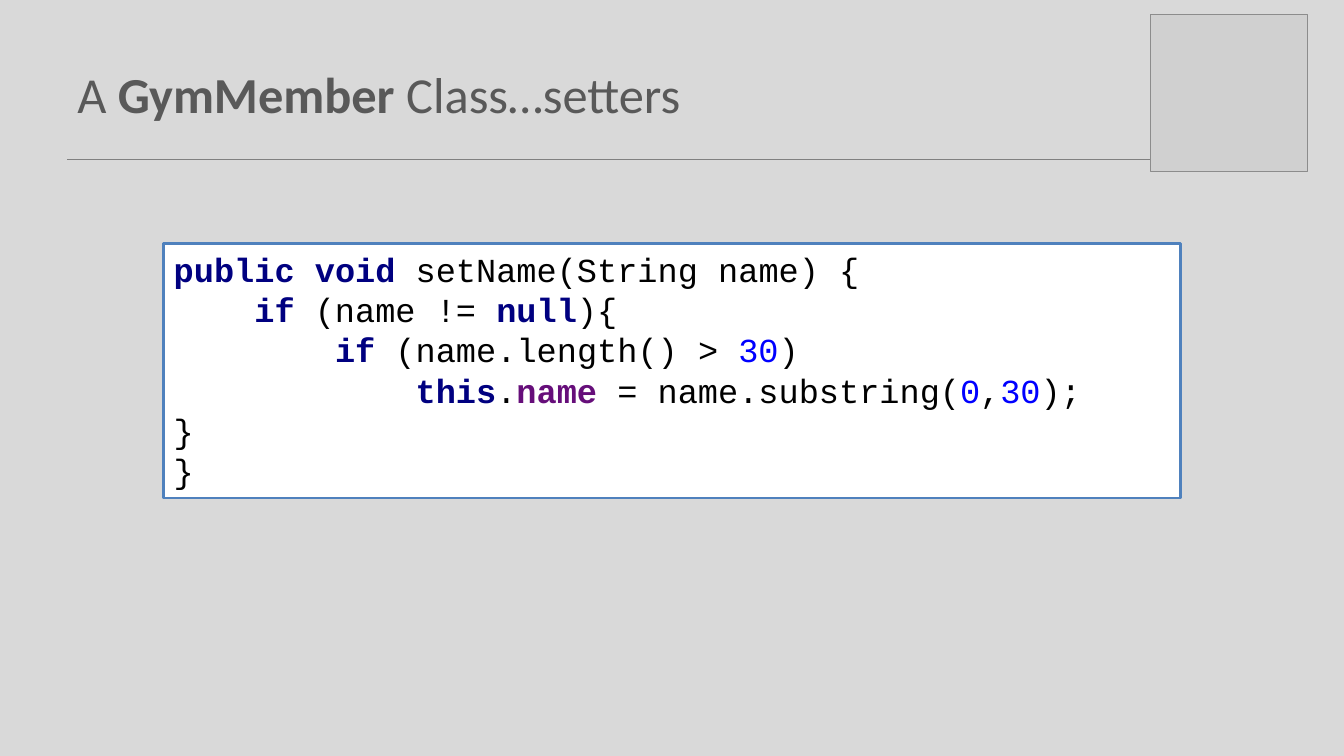
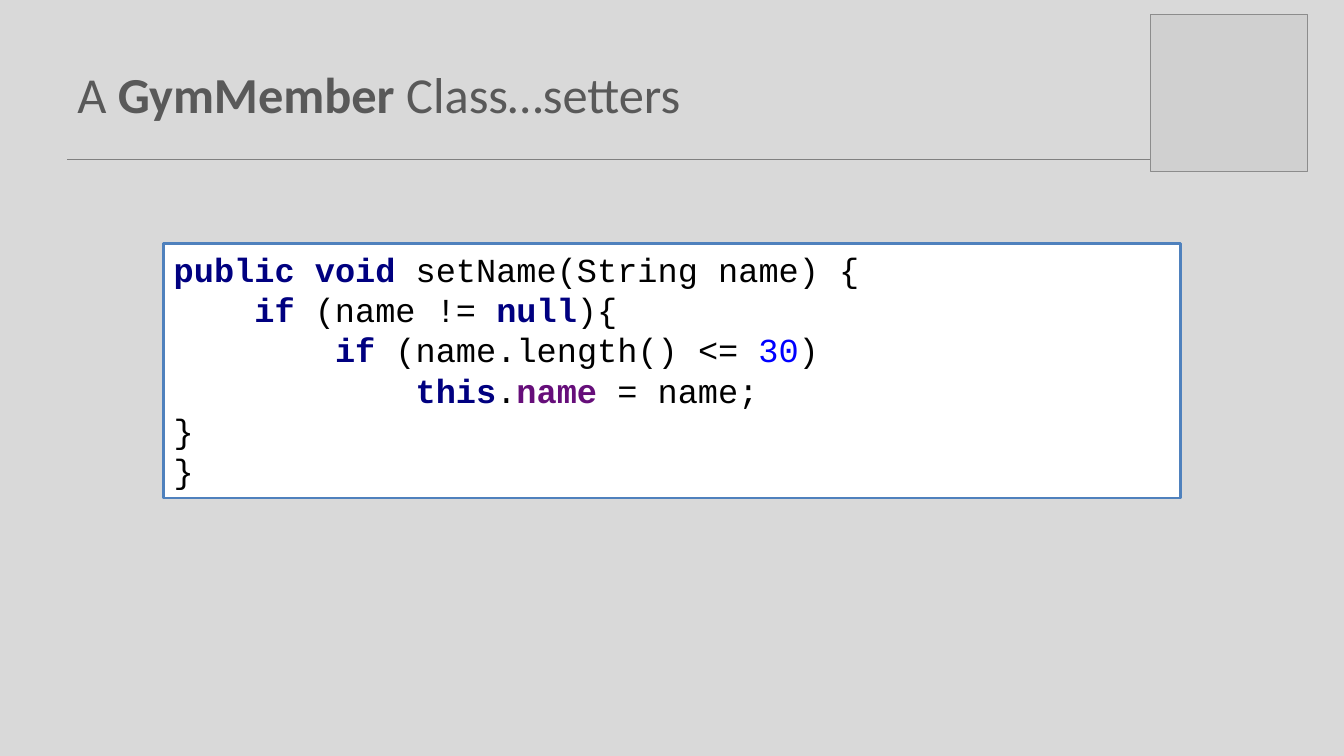
Before and after one commit to Programming-Fundamentals-SETU/prog-fund-1-sept-25, a slide deck: slide 22 of topic08-arrays-of-objects/unit-1/talk-2-gym-app/b-gym-v1.pptx. Drawn at 1344x756 pixels with LibreOffice and Linux fonts; fonts in the diff are those of the drawing; grey boxes stand for pictures. Boxes give left, top, right and bottom in pixels: in the first picture for what was removed or moved away, otherwise in the second. Text is boxed around its words. In the diff, an @@ line names an element or a change of style, - is before the commit and + after.

```diff
--- a/topic08-arrays-of-objects/unit-1/talk-2-gym-app/b-gym-v1.pptx
+++ b/topic08-arrays-of-objects/unit-1/talk-2-gym-app/b-gym-v1.pptx
@@ text in rectangle at [174, 257, 819, 409]: text changed @@
-public void setName(String name) {
-if (name != null){
-if (name.length() > 30)
-this.name = name.substring(0,30);
-}
-}
+public void setName(String name) {
+if (name != null){
+if (name.length() <= 30)
+this.name = name;
+}
+}
```
Also in this commit, not shown: 7 other files.
